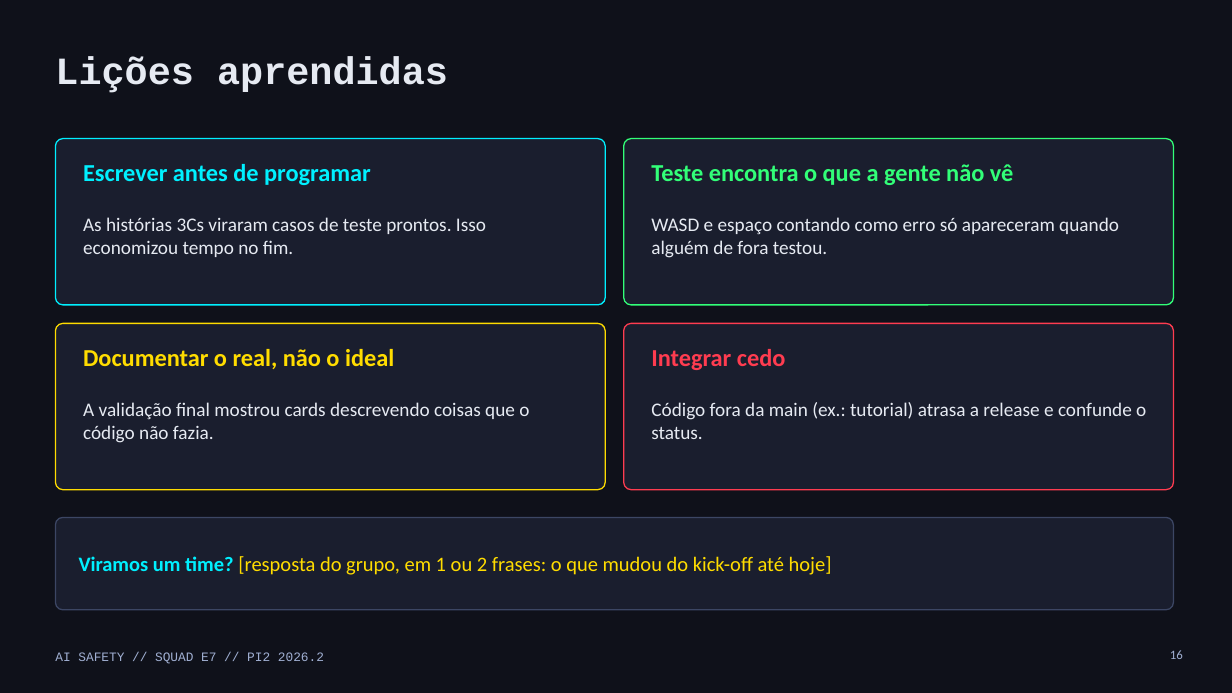
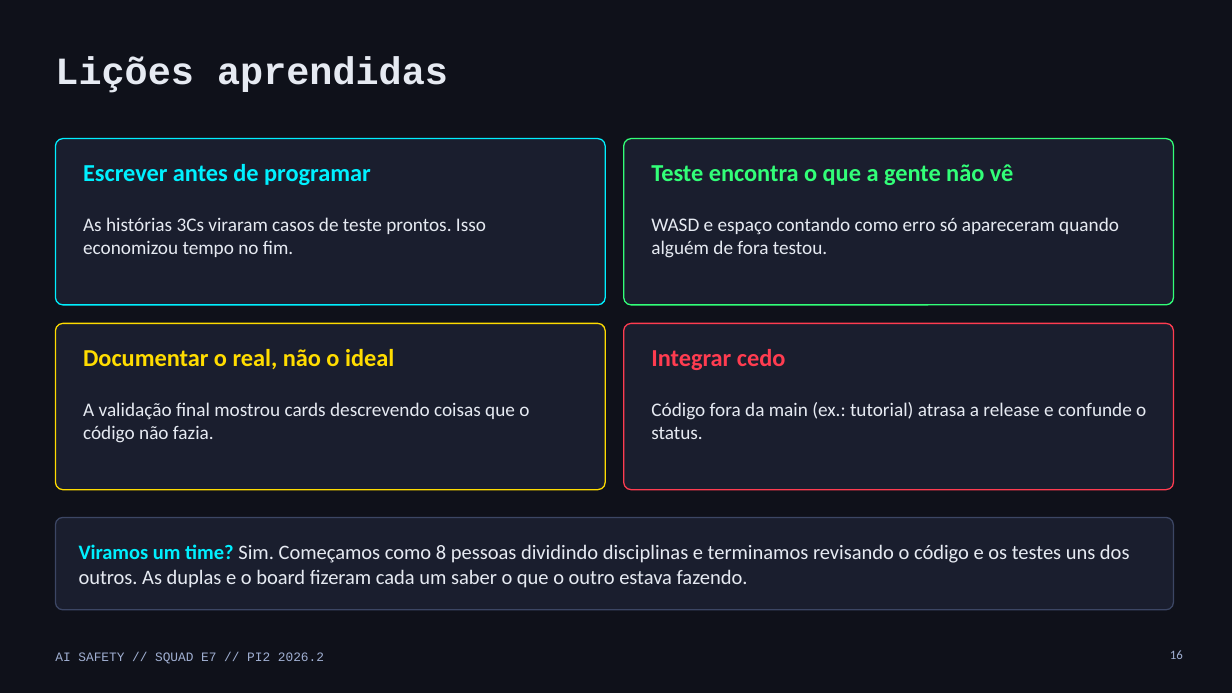
Before and after one commit to vdornelass/pi2-squad-e7, a slide deck: slide 16 of docs/apresentacao_final/apresentacao_final_squad_e7.pptx. Drawn at 1232x693 pixels with LibreOffice and Linux fonts; fonts in the diff are those of the drawing. Boxes give left, top, right and bottom in pixels: in the first picture for what was removed or moved away, otherwise in the second. Text is boxed around its words. In the diff, an @@ line names an element or a change of style, - is before the commit and + after.

```diff
--- a/docs/apresentacao_final/apresentacao_final_squad_e7.pptx
+++ b/docs/apresentacao_final/apresentacao_final_squad_e7.pptx
@@ text at box(79, 544, 1130, 588): text changed; text colour #FFDC00 to #E6EAF2 @@
-Viramos um time? [resposta do grupo, em 1 ou 2 frases: o que mudou do kick-off até hoje]
+Viramos um time? Sim. Começamos como 8 pessoas dividindo disciplinas e terminamos revisando o código e os testes uns dos outros. As duplas e o board fizeram cada um saber o que o outro estava fazendo.
```
Also in this commit, not shown: 11 other slides changed, 3 other files.
